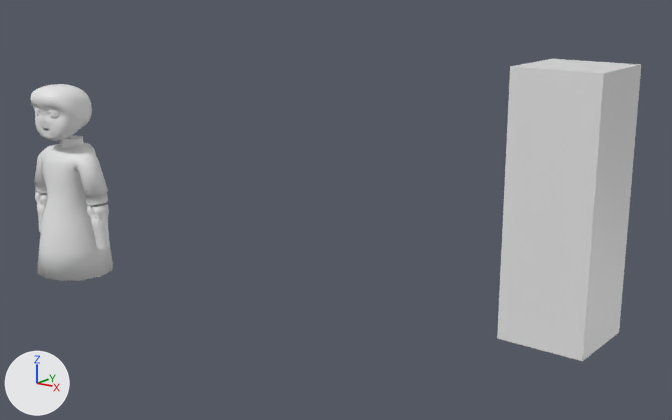
The Blender file Archivos Blender/doll.blend as it was, and as the next commit left it.
Rendered twice from a 50 mm camera at (15.01, -10.88, 8.07) aimed at (3.47, 3.97, 3.07). Every picture has the same lights, and +X, +Y and +Z are marked at lower left.
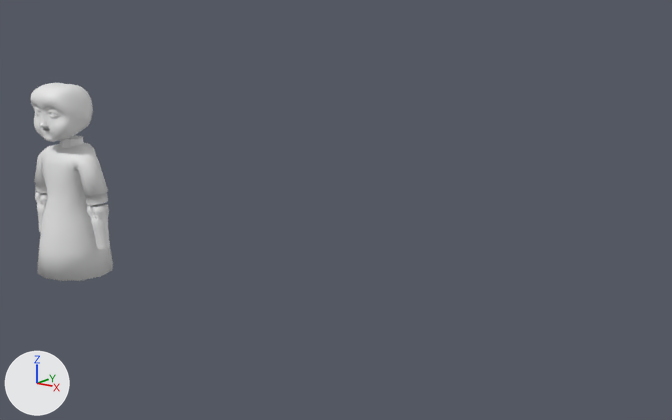
The change, as a diff of the scene's bpy script:
```diff
--- a/Archivos Blender/doll.blend.py
+++ b/Archivos Blender/doll.blend.py
@@ ob_cube @@
 ob_cube.scale = (1.0, 1.0, 3.0)
+ob_cube.hide_set(True)
```

Pixel boxes [x1, y1, x2, y2] of what changed, in the pictures (672 x 420 px):
'Cube', hidden: before [497, 59, 641, 361]
